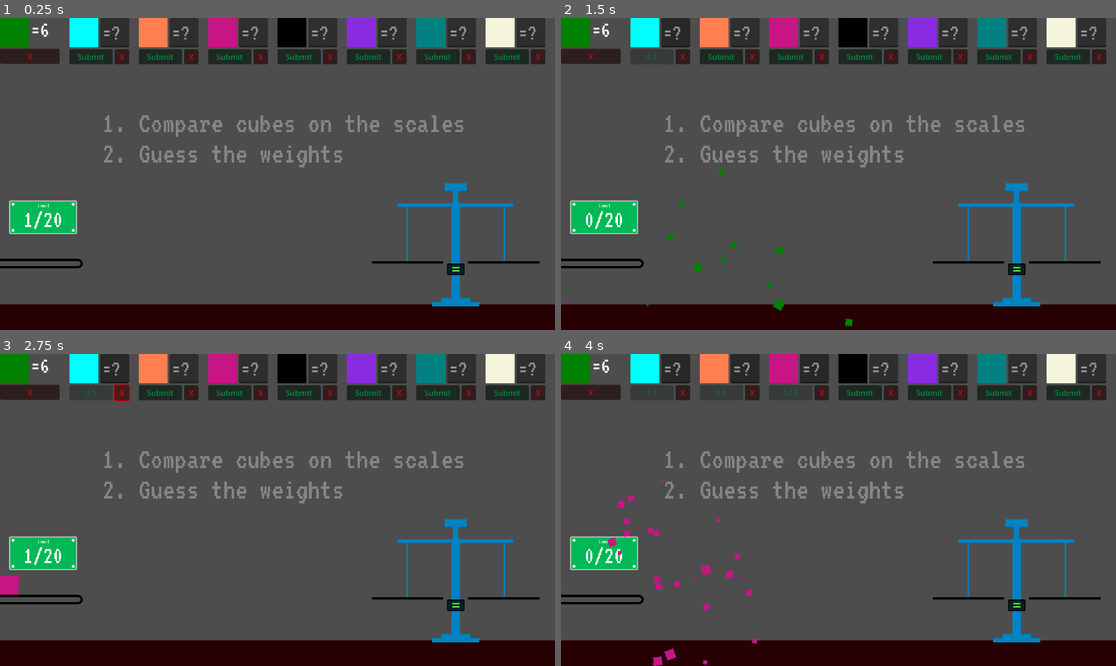
Above: before the commit, frames 1-4 (two rows, left to right).
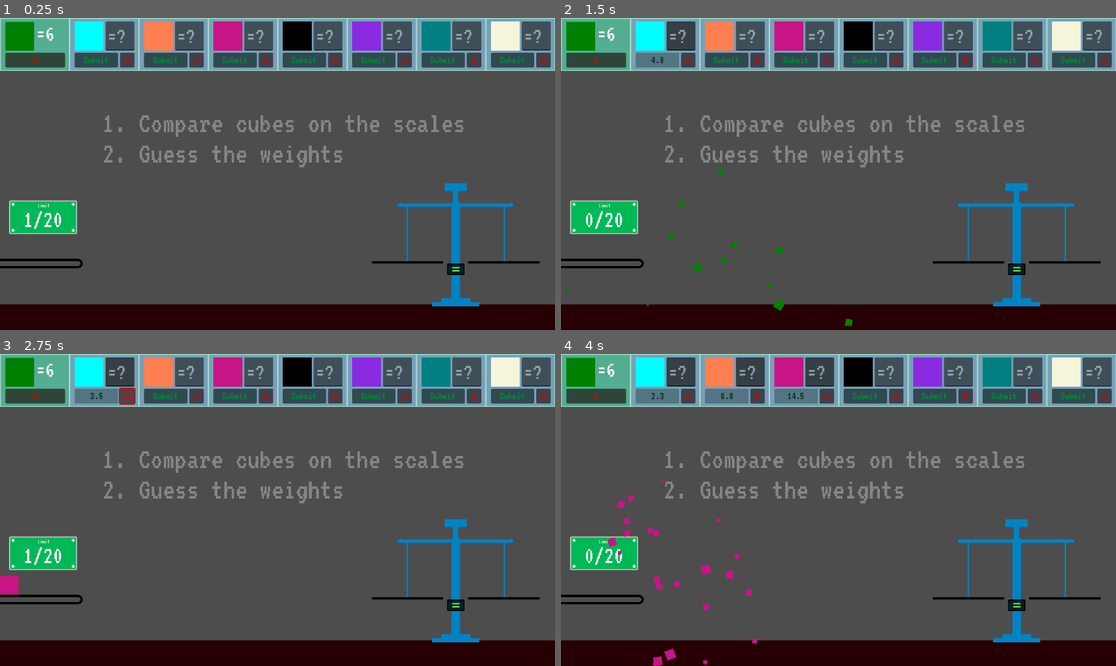
Above: after the commit, the same moments.

Repository: bjornarprytz/scale
Game: Godot game, scene res://main.tscn
The game is run twice, just before and just after one commit, with the same random seed, the same clock (stepped at 60 frames per second) and the same inputs.
Inputs:
- Up to frame 1 (0.25 s): no input
- Up to frame 2 (1.5 s): click "X" at 0.5 s; click "Submit" at 1.25 s
- Up to frame 3 (2.75 s): click "X" at 2 s
- Up to frame 4 (4 s): click "Submit" at 2.75 s; click "Submit" at 3.5 s

The runs differ from the first frame. In frame 1, 13% of the frame differs, in the area x 0-100%, y 0-17%; in frame 2, 13%; in frame 3, 13%; in frame 4, 13%.

Commit message:
more juice on the answers

Diff:
--- a/src/main.gd
+++ b/src/main.gd
@@ -89,7 +89,7 @@
 
 
 func _score_formula() -> int:
-	return float(MAX_SCORE - (elapsed * 10.0) - (Autoload.exploded_cubes * 1000.0)) / float(Autoload.wrong_answers +1)
+	return float(MAX_SCORE - (elapsed * 10.0) - (Autoload.exploded_cubes * 100.0)) / float(Autoload.wrong_answers +1)
 
 func _spawn_cube(kind: ElementCube.Kind):
 	var cube = cube_spawner.instantiate() as ElementCube
--- a/src/main.tscn
+++ b/src/main.tscn
@@ -56,7 +56,7 @@
 anchor_bottom = 1.0
 grow_horizontal = 2
 grow_vertical = 2
-theme_override_constants/h_separation = 20
+theme_override_constants/h_separation = -1
 columns = 8
 
 [node name="WinText" type="RichTextLabel" parent="CanvasLayer"]
--- a/src/things/answer.gd
+++ b/src/things/answer.gd
@@ -1,13 +1,15 @@
-extends VBoxContainer
+extends Panel
 class_name AnswerField
 
 
 var my_kind : ElementCube.Kind
 var is_submitting : bool
 
-@onready var text_edit : TextEdit = $H/TextEdit
-@onready var submit : Button = $H2/Submit
-@onready var clear : Button = $H2/Clear
+@onready var text_edit : TextEdit = $Answer/H/TextEdit
+@onready var submit : Button = $Answer/H2/Submit
+@onready var clear : Button = $Answer/H2/Clear
+@onready var sheen : ColorRect = $Answer/H2/Submit/Sheen
+@onready var color_cube : ColorRect = $Answer/H/CubeColor
 
 var editable: bool:
 	get:
@@ -42,7 +44,10 @@
 
 	if (Autoload.submit_answer(my_kind, int(text_edit.text))):
 		submit.text = "Solved!"
-		tween.tween_property($H2/Submit/Sheen, "position:x", 150.0, 0.3)
+		tween.tween_property(self, "self_modulate", Color.WHITE, 0.08)
+		tween.set_parallel()
+		tween.tween_property(sheen, "position:x", 150.0, 0.3)
+		tween.tween_property(self, "self_modulate", Color.LAWN_GREEN, 0.5)
 		await tween.finished
 	else:
 		Autoload.purge.emit(my_kind)
@@ -83,5 +88,5 @@
 		_submit()
 
 func set_kind(kind: ElementCube.Kind):
-	$H/ColorRect.color = kind.color
+	$Answer/H/CubeColor.modulate = kind.color
 	my_kind = kind
--- a/src/things/answer.tscn
+++ b/src/things/answer.tscn
@@ -1,42 +1,76 @@
-[gd_scene load_steps=4 format=3 uid="uid://bolcr315p01ql"]
+[gd_scene load_steps=6 format=3 uid="uid://bolcr315p01ql"]
 
 [ext_resource type="Script" path="res://things/answer.gd" id="1_rjccp"]
 [ext_resource type="FontFile" uid="uid://ck5dgaslygqp3" path="res://things/VT323-Regular.ttf" id="1_ry2qf"]
+
+[sub_resource type="StyleBoxFlat" id="StyleBoxFlat_bey85"]
+bg_color = Color(0.466667, 0.627451, 0.721569, 1)
+border_width_left = 2
+border_width_top = 2
+border_width_right = 2
+border_width_bottom = 2
+border_color = Color(0.643137, 0.85098, 0.780392, 1)
 
 [sub_resource type="Theme" id="Theme_cqygd"]
 default_font = ExtResource("1_ry2qf")
 default_font_size = 48
 
-[node name="Answer" type="VBoxContainer"]
+[sub_resource type="Theme" id="Theme_50a6j"]
+default_font = ExtResource("1_ry2qf")
+default_font_size = 22
+
+[node name="Panel" type="Panel"]
+custom_minimum_size = Vector2(0, 110)
+offset_top = 1.0
+offset_right = 154.0
+offset_bottom = 104.0
+size_flags_horizontal = 3
+theme_override_styles/panel = SubResource("StyleBoxFlat_bey85")
 script = ExtResource("1_rjccp")
 
-[node name="H" type="HBoxContainer" parent="."]
+[node name="Answer" type="VBoxContainer" parent="."]
+layout_mode = 1
+anchors_preset = 8
+anchor_left = 0.5
+anchor_top = 0.5
+anchor_right = 0.5
+anchor_bottom = 0.5
+offset_left = -62.0
+offset_top = -48.0
+offset_right = 62.0
+offset_bottom = 48.0
+grow_horizontal = 2
+grow_vertical = 2
+
+[node name="H" type="HBoxContainer" parent="Answer"]
 layout_mode = 2
 
-[node name="ColorRect" type="ColorRect" parent="H"]
+[node name="CubeColor" type="ColorRect" parent="Answer/H"]
 custom_minimum_size = Vector2(60, 60)
 layout_mode = 2
 size_flags_horizontal = 3
 
-[node name="TextEdit" type="TextEdit" parent="H"]
+[node name="TextEdit" type="TextEdit" parent="Answer/H"]
 custom_minimum_size = Vector2(60, 60)
 layout_mode = 2
 theme = SubResource("Theme_cqygd")
 placeholder_text = "=?"
 scroll_fit_content_height = true
 
-[node name="H2" type="HBoxContainer" parent="."]
+[node name="H2" type="HBoxContainer" parent="Answer"]
 layout_mode = 2
 
-[node name="Submit" type="Button" parent="H2"]
+[node name="Submit" type="Button" parent="Answer/H2"]
 modulate = Color(0, 0.643137, 0.270588, 1)
 clip_contents = true
 custom_minimum_size = Vector2(30, 0)
 layout_mode = 2
 size_flags_horizontal = 3
+theme = SubResource("Theme_50a6j")
+theme_override_colors/font_disabled_color = Color(0, 0.223529, 0.184314, 1)
 text = "Submit"
 
-[node name="Sheen" type="ColorRect" parent="H2/Submit"]
+[node name="Sheen" type="ColorRect" parent="Answer/H2/Submit"]
 layout_mode = 0
 offset_left = -28.0
 offset_top = -16.0
@@ -44,7 +78,7 @@
 offset_bottom = 43.0
 rotation = 0.532896
 
-[node name="Clear" type="Button" parent="H2"]
+[node name="Clear" type="Button" parent="Answer/H2"]
 modulate = Color(1, 0, 0, 1)
 custom_minimum_size = Vector2(30, 0)
 layout_mode = 2
--- a/src/things/known.gd
+++ b/src/things/known.gd
@@ -1,14 +1,14 @@
-extends VBoxContainer
+extends Panel
 
 var my_kind
 
 func _ready() -> void:
-	$Button.button_down.connect(_click)
+	$Known/Button.button_down.connect(_click)
 
 func _click():
 	Autoload.purge.emit(my_kind)
 
 func set_kind(kind: ElementCube.Kind):
-	$H/ColorRect.color = kind.color
-	$H/Known.text = "=" + str(kind.weight)
+	$Known/H/ColorRect.color = kind.color
+	$Known/H/Known.text = "=" + str(kind.weight)
 	my_kind = kind
--- a/src/things/known.tscn
+++ b/src/things/known.tscn
@@ -1,30 +1,58 @@
-[gd_scene load_steps=4 format=3 uid="uid://bqkl2fyr4no5r"]
+[gd_scene load_steps=5 format=3 uid="uid://bqkl2fyr4no5r"]
 
 [ext_resource type="FontFile" uid="uid://ck5dgaslygqp3" path="res://things/VT323-Regular.ttf" id="1_lolog"]
 [ext_resource type="Script" path="res://things/known.gd" id="1_pjv5l"]
+
+[sub_resource type="StyleBoxFlat" id="StyleBoxFlat_85vmn"]
+bg_color = Color(0.32549, 0.678431, 0.564706, 1)
+border_width_left = 2
+border_width_top = 2
+border_width_right = 2
+border_width_bottom = 2
+border_color = Color(0.643137, 0.85098, 0.780392, 1)
 
 [sub_resource type="Theme" id="Theme_cqygd"]
 default_font = ExtResource("1_lolog")
 default_font_size = 48
 
-[node name="Known" type="VBoxContainer"]
+[node name="Panel" type="Panel"]
+custom_minimum_size = Vector2(0, 110)
+offset_top = 1.0
+offset_right = 154.0
+offset_bottom = 111.0
+size_flags_horizontal = 3
+theme_override_styles/panel = SubResource("StyleBoxFlat_85vmn")
 script = ExtResource("1_pjv5l")
 
-[node name="H" type="HBoxContainer" parent="."]
+[node name="Known" type="VBoxContainer" parent="."]
+layout_mode = 1
+anchors_preset = 8
+anchor_left = 0.5
+anchor_top = 0.5
+anchor_right = 0.5
+anchor_bottom = 0.5
+offset_left = -62.0
+offset_top = -47.5
+offset_right = 62.0
+offset_bottom = 47.5
+grow_horizontal = 2
+grow_vertical = 2
+
+[node name="H" type="HBoxContainer" parent="Known"]
 layout_mode = 2
 
-[node name="ColorRect" type="ColorRect" parent="H"]
+[node name="ColorRect" type="ColorRect" parent="Known/H"]
 custom_minimum_size = Vector2(60, 60)
 layout_mode = 2
 size_flags_horizontal = 3
 
-[node name="Known" type="RichTextLabel" parent="H"]
+[node name="Known" type="RichTextLabel" parent="Known/H"]
 custom_minimum_size = Vector2(60, 60)
 layout_mode = 2
 theme = SubResource("Theme_cqygd")
 text = "=5"
 
-[node name="Button" type="Button" parent="."]
+[node name="Button" type="Button" parent="Known"]
 modulate = Color(1, 0, 0, 1)
 custom_minimum_size = Vector2(30, 0)
 layout_mode = 2
Not shown, changed: readme.md
